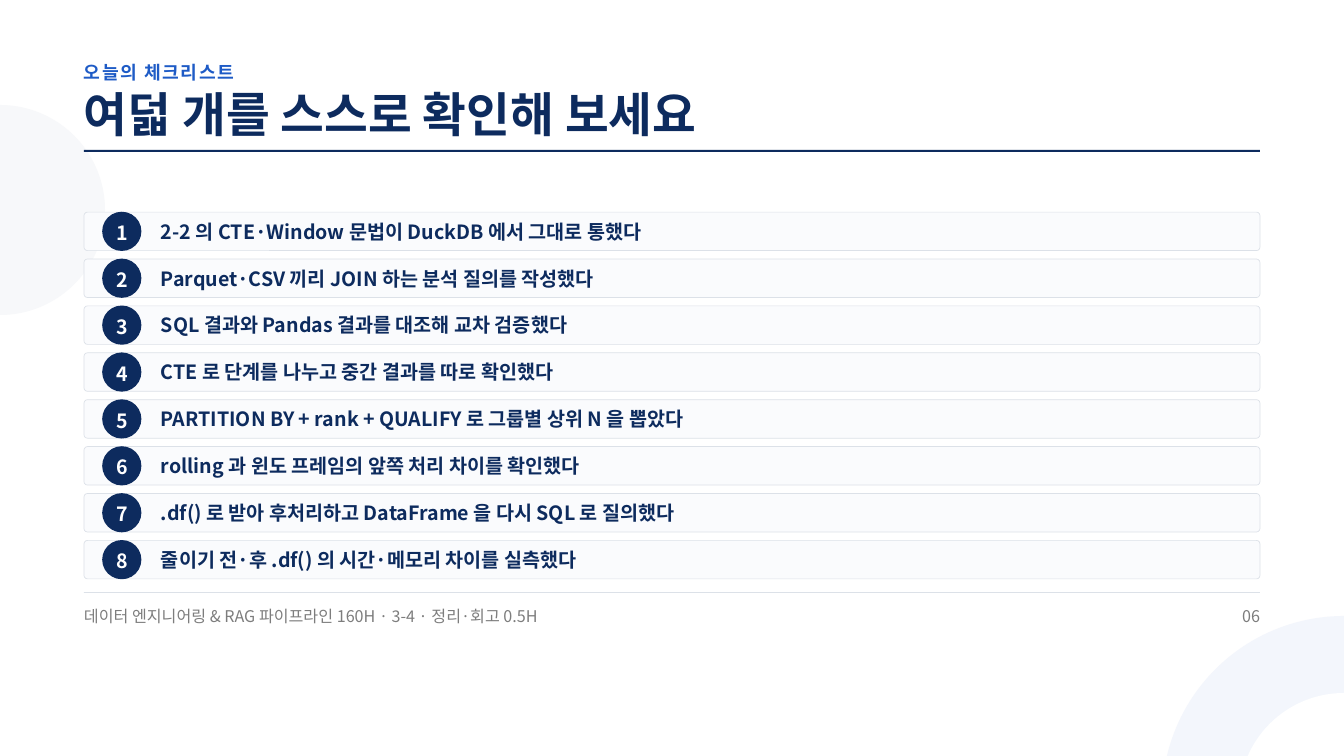
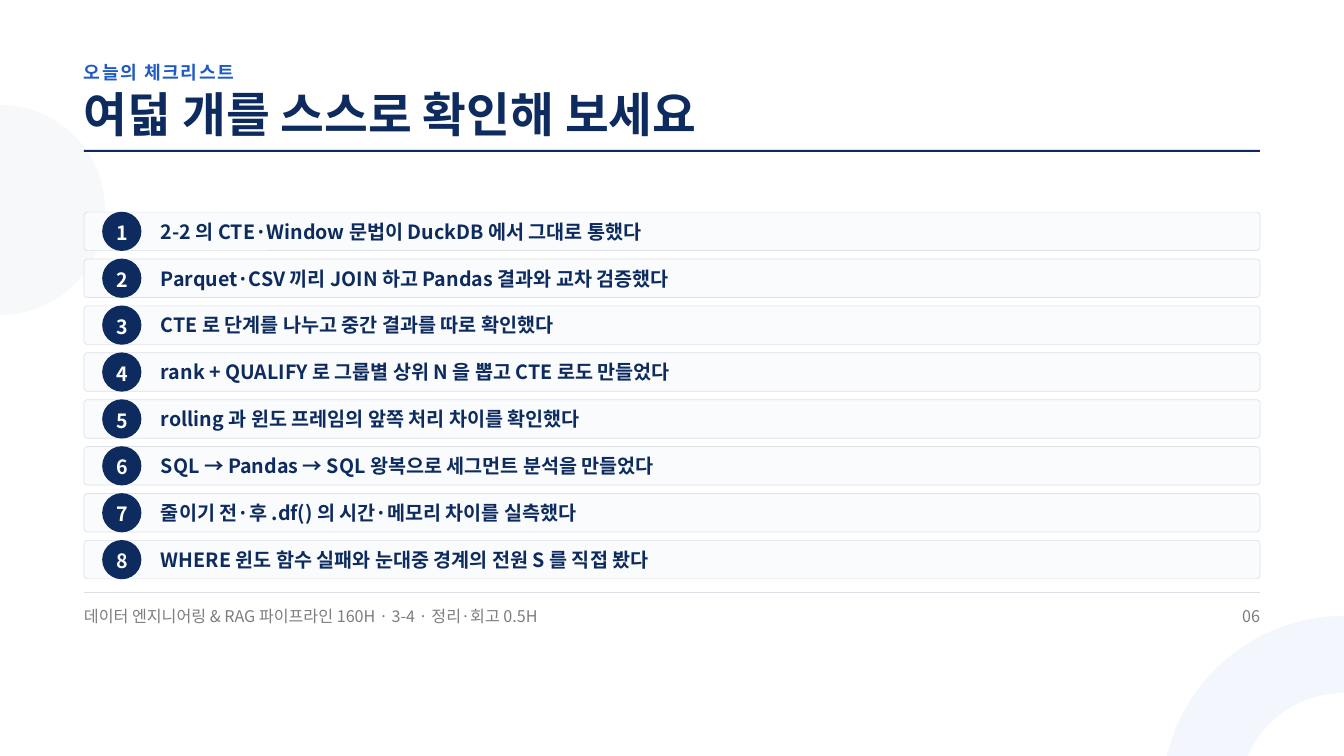
Before and after one commit to aebonlee/materials, a slide deck: slide 6 of data-eng/decks/w3d4s4.pptx. Drawn at 1344x756 pixels with LibreOffice and Linux fonts; fonts in the diff are those of the drawing. Boxes give left, top, right and bottom in pixels: in the first picture for what was removed or moved away, otherwise in the second. Text is boxed around its words. In the diff, an @@ line names an element or a change of style, - is before the commit and + after.

```diff
--- a/data-eng/decks/w3d4s4.pptx
+++ b/data-eng/decks/w3d4s4.pptx
@@ text at (161,269,669,291): text changed @@
-Parquet·CSV 끼리 JOIN 하는 분석 질의를 작성했다
+Parquet·CSV 끼리 JOIN 하고 Pandas 결과와 교차 검증했다
@@ text removed at (161,315,567,336) @@
-SQL 결과와 Pandas 결과를 대조해 교차 검증했다
@@ text at (161,362,670,383): text changed @@
-PARTITION BY + rank + QUALIFY 로 그룹별 상위 N 을 뽑았다
+rank + QUALIFY 로 그룹별 상위 N 을 뽑고 CTE 로도 만들었다
@@ 3 texts: place and size @@
-3 texts at (161,362,580,571)
+3 texts at (161,315,580,524)
@@ text added at (161,456,654,477), 21 pt, text #0D2B5E, bold @@
+SQL → Pandas → SQL 왕복으로 세그먼트 분석을 만들었다
@@ text removed at (161,503,674,524) @@
-.df() 로 받아 후처리하고 DataFrame 을 다시 SQL 로 질의했다
@@ text added at (161,547,649,573), 21 pt, text #0D2B5E, bold @@
+WHERE 윈도 함수 실패와 눈대중 경계의 전원 S 를 직접 봤다
```
Also in this commit, not shown: 2 other slides changed, 1 slide added, 42 other files.
